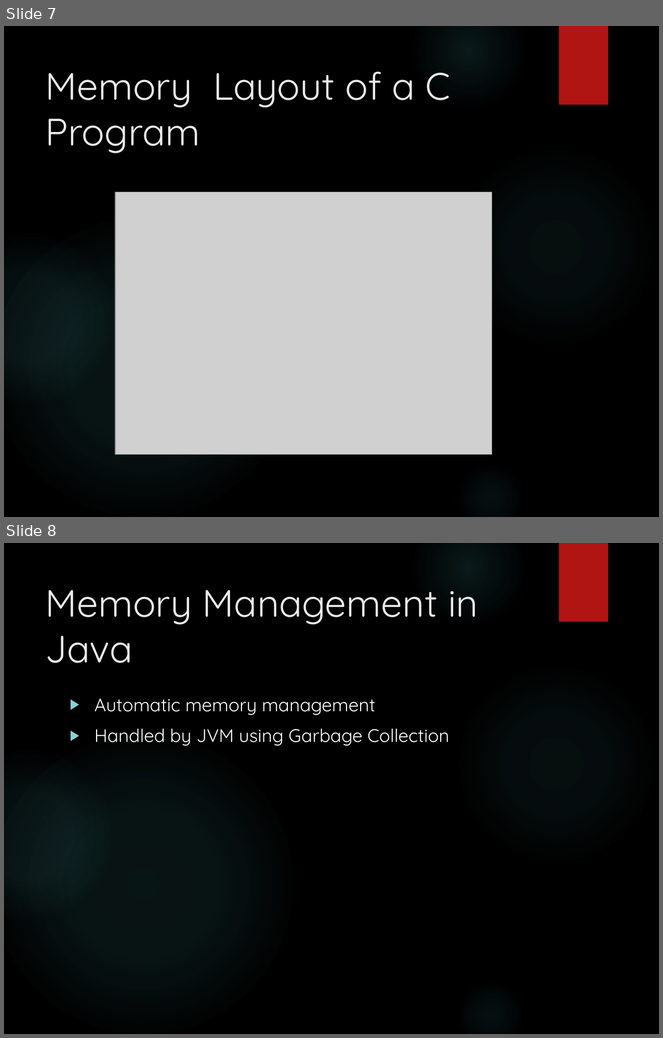
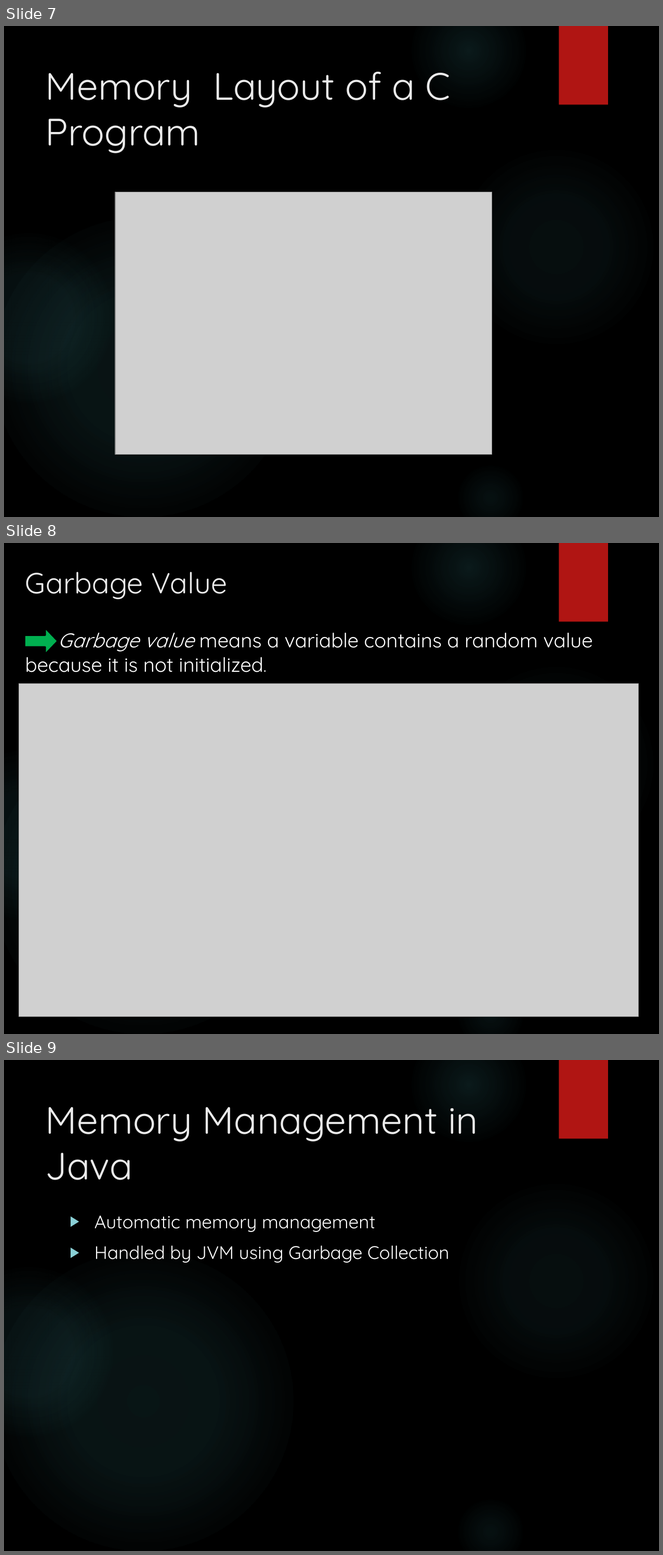
Before and after one commit to vaibavv360-create/-Powerpoint-Presentation, a slide deck: m2.pptx. Shown one above the other, each under a label of ours: slides 7 and 8 before the commit, slides 7, 8 and 9 after it. The pictures are 663x1038 and 663x1555 pixels, drawn with LibreOffice and Linux fonts; fonts in the diff are those of the drawing; grey boxes stand for pictures; background and template pictures are left out. Boxes give left, top, right and bottom in pixels: in the first picture for what was removed or moved away, otherwise in the second. Text is boxed around its words. In the diff, an @@ line names an element or a change of style, - is before the commit and + after.

```diff
--- a/m2.pptx
+++ b/m2.pptx
@@ slide 8 added at [4, 543, 659, 1034], background picture (left out); not listed: 6 template elements that a slide beside it also shows @@
@@ title added at [25, 572, 227, 600], 32 pt, text #EBEBEB @@
+Garbage Value
@@ right arrow added at [24, 628, 58, 654], fill #00B050, outline #000000 1.5 pt @@
@@ text added at [25, 632, 593, 672], 22 pt, text #FFFFFF @@
+Garbage value means a variable contains a random value because it is not initialized.
@@ picture added at [19, 684, 638, 1017] @@
@@ what was slide 8 is now slide 9 @@
```
